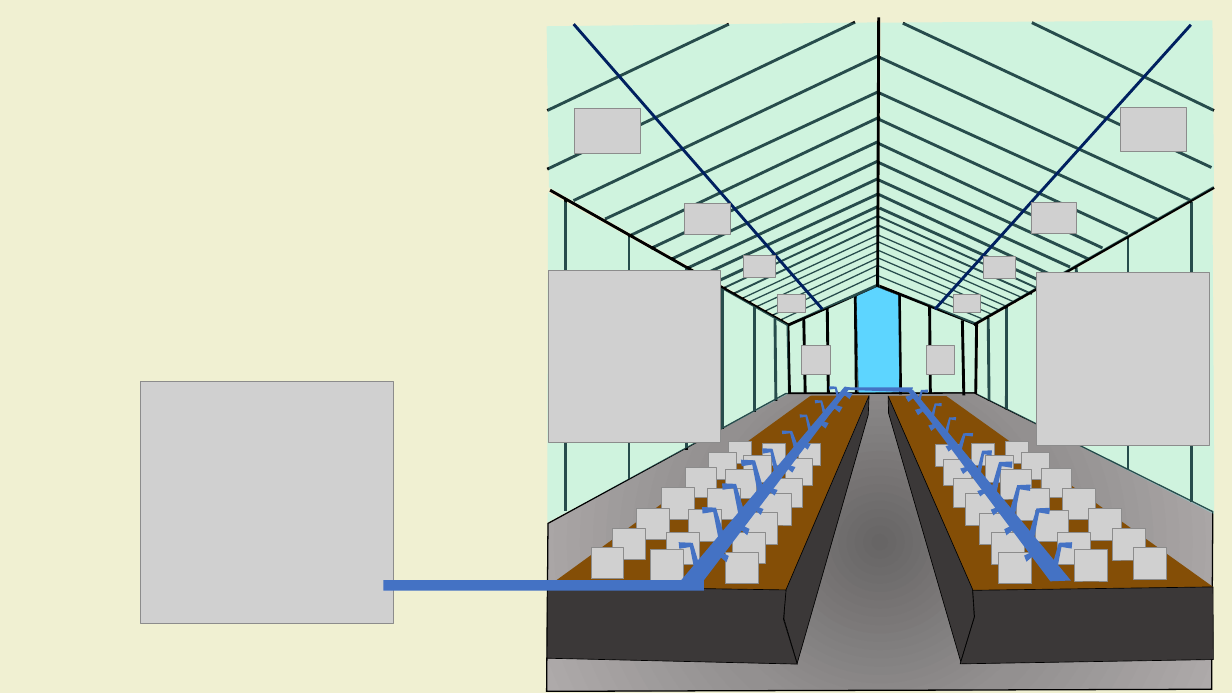
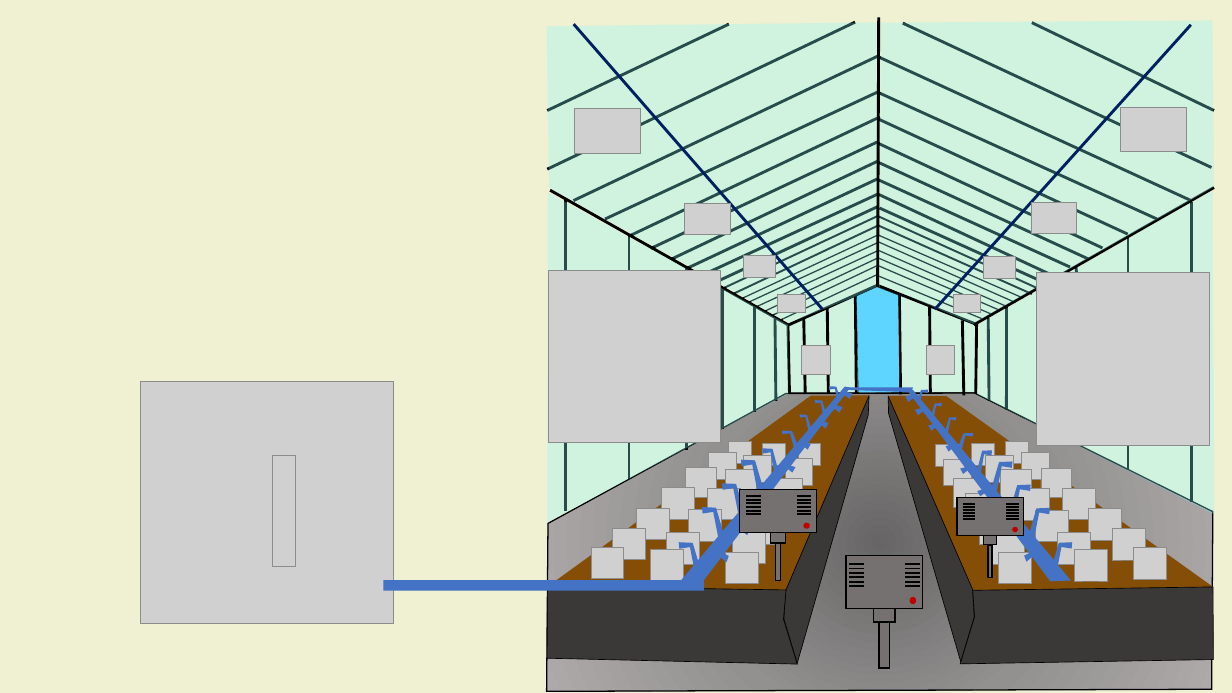
Before and after one commit to NicolayChillo/ProyectoInvernadero-ComputacionDigital, a slide deck: slide 1 of diseñoInvernadero.pptx. Drawn at 1232x693 pixels with LibreOffice and Linux fonts; fonts in the diff are those of the drawing; grey boxes stand for pictures; background and template pictures are left out. Boxes give left, top, right and bottom in pixels: in the first picture for what was removed or moved away, otherwise in the second. Text is boxed around its words. In the diff, an @@ line names an element or a change of style, - is before the commit and + after.

```diff
--- a/diseñoInvernadero.pptx
+++ b/diseñoInvernadero.pptx
@@ picture added at (273,456,295,567) @@
@@ freeform shape removed at (748,501,765,519) @@
@@ picture removed at (759,494,791,525) @@
@@ freeform shape removed at (990,503,1007,520) @@
@@ group added at (740,490,817,580): 12 lines, 3 rectangles, 1 ellipse @@
@@ group added at (958,497,1024,579): 12 lines, 3 rectangles, 1 ellipse @@
@@ group added at (847,556,923,668): 12 lines, 3 rectangles, 1 ellipse @@
```
Also in this commit, not shown: 1 slide added, 1 slide removed, 5 other files.
